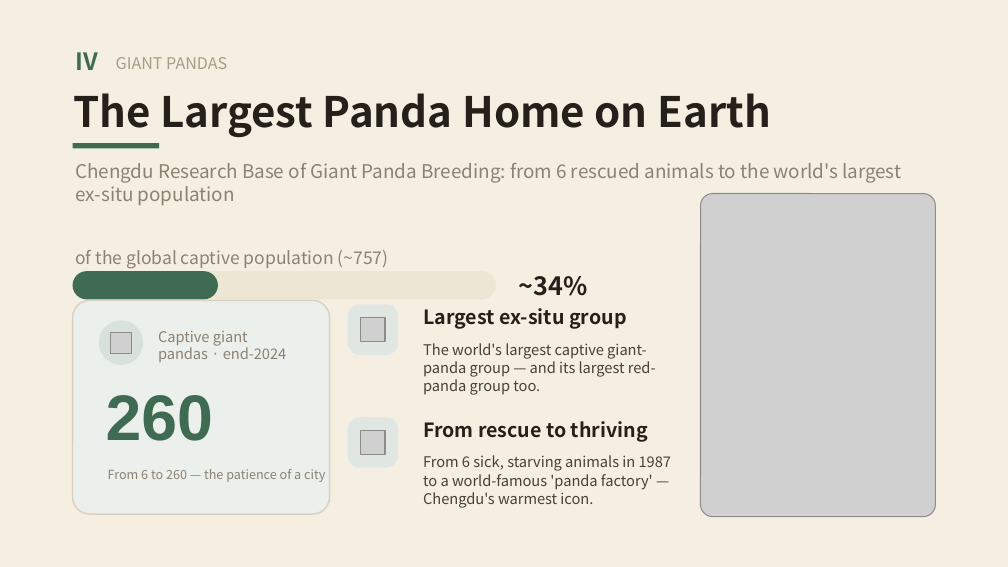
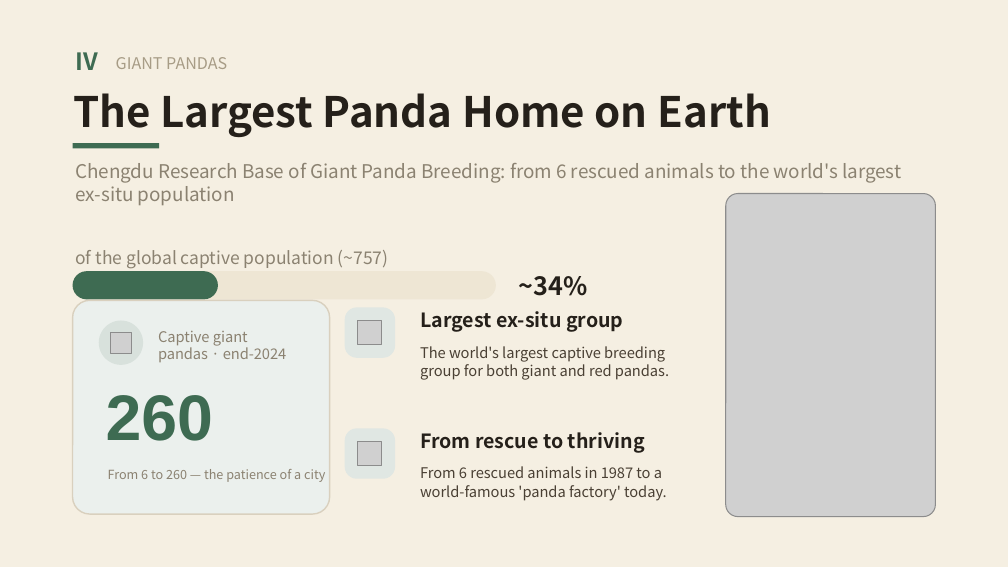
Before and after one commit to addsumtech/slides_maker-site, a slide deck: slide 8 of templates/decks/en/chengdu/template.pptx. Drawn at 1008x567 pixels with LibreOffice and Linux fonts; fonts in the diff are those of the drawing; grey boxes stand for pictures. Boxes give left, top, right and bottom in pixels: in the first picture for what was removed or moved away, otherwise in the second. Text is boxed around its words. In the diff, an @@ line names an element or a change of style, - is before the commit and + after.

```diff
--- a/templates/decks/en/chengdu/template.pptx
+++ b/templates/decks/en/chengdu/template.pptx
@@ picture: place and size @@
-picture at <box>701,194,935,517</box>
+picture at <box>726,194,935,517</box>
@@ text at <box>420,346,669,380</box>: text changed @@
-The world's largest captive giant-panda group — and its largest red-panda group too.
+The world's largest captive breeding group for both giant and red pandas.
@@ rounded rectangle: place and size @@
-rounded rectangle at <box>348,417,398,468</box>
+rounded rectangle at <box>345,428,395,479</box>
@@ picture: place and size @@
-picture at <box>361,430,385,455</box>
+picture at <box>358,442,382,466</box>
@@ text "From rescue to thriving": place and size @@
-text "From rescue to thriving" at <box>423,421,648,442</box>
+text "From rescue to thriving" at <box>420,432,645,453</box>
@@ text at <box>420,466,667,501</box>: text changed @@
-From 6 sick, starving animals in 1987 to a world-famous 'panda factory' — Chengdu's warmest icon.
+From 6 rescued animals in 1987 to a world-famous 'panda factory' today.
```
Also in this commit, not shown: 5 other files.
